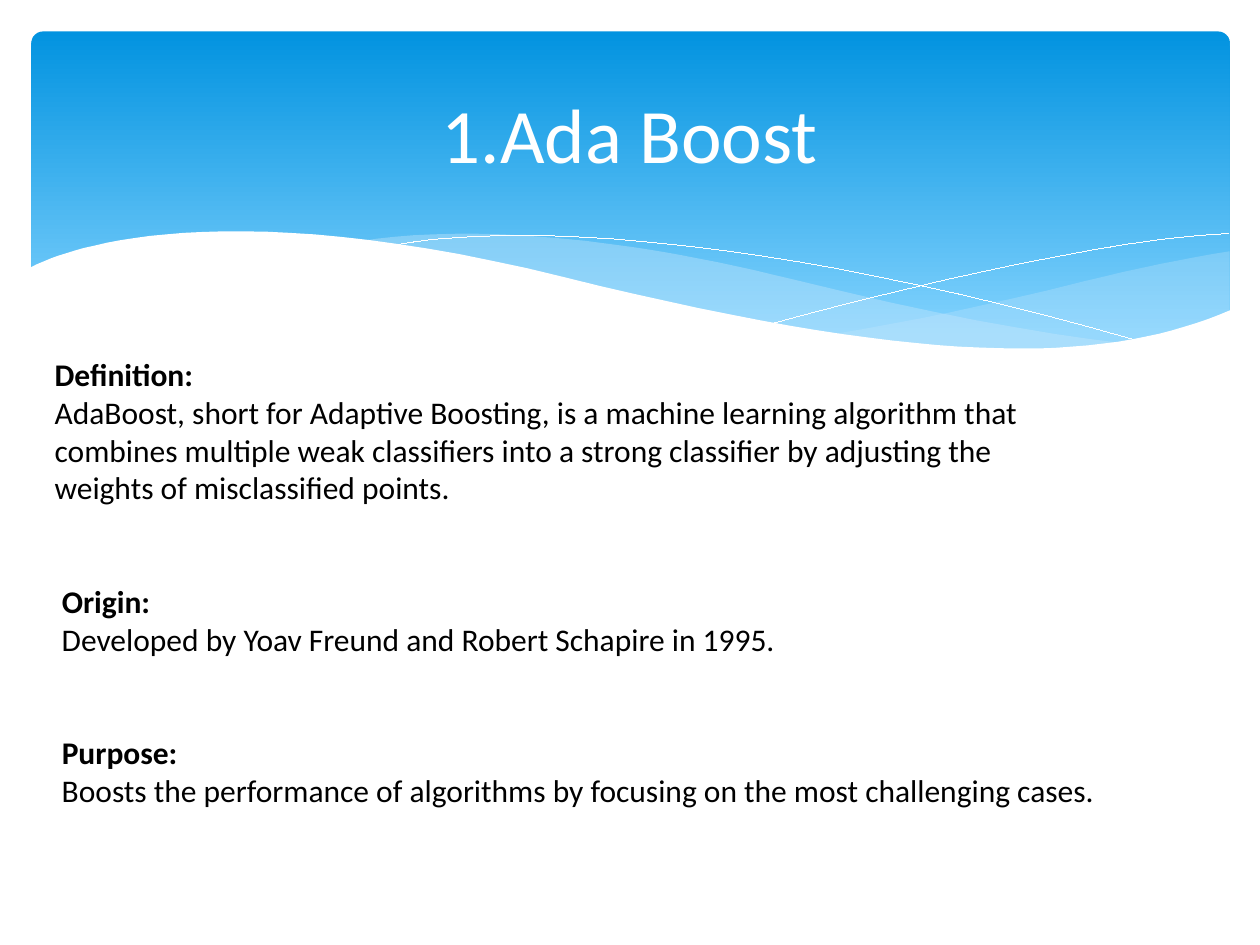
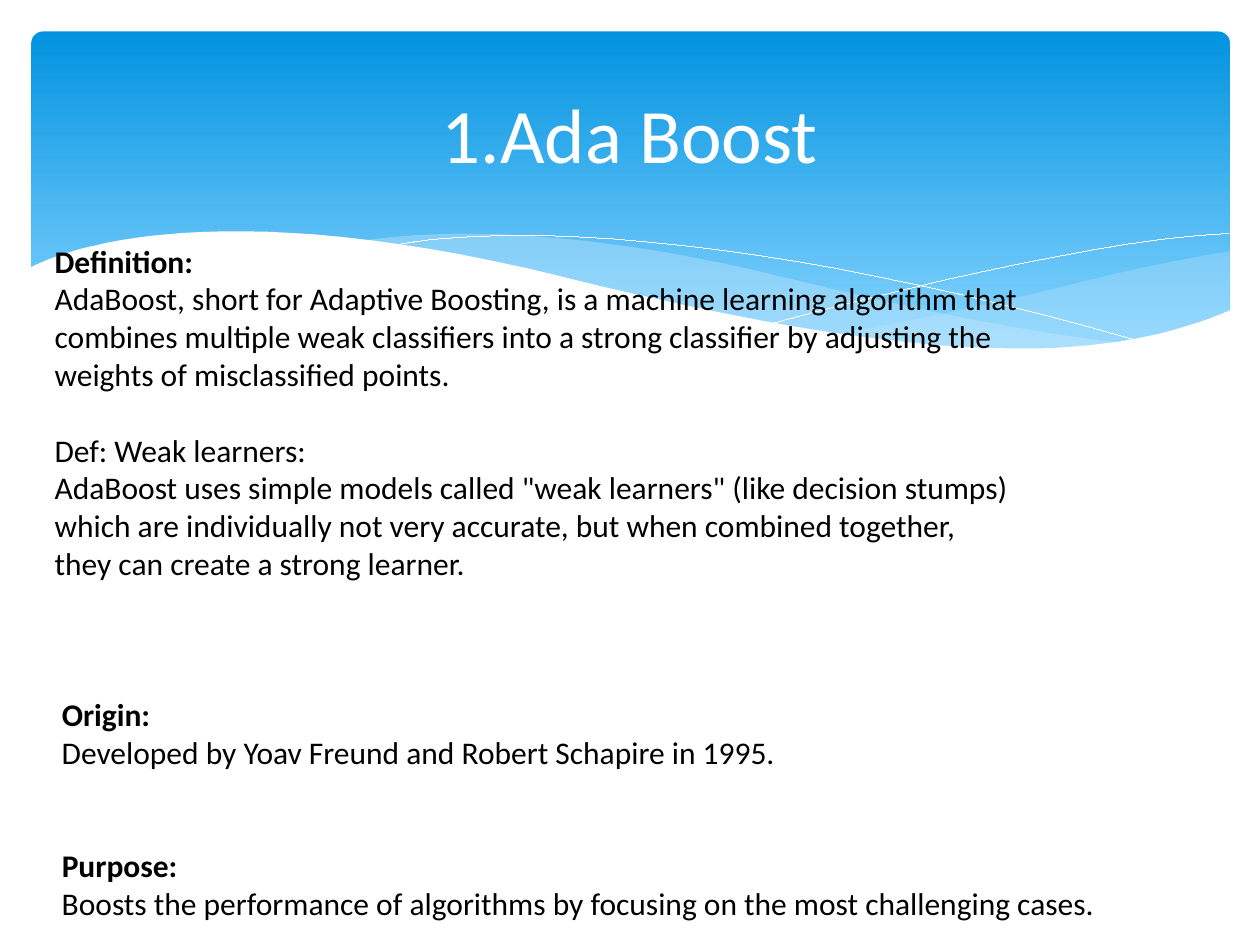
Before and after one commit to Kuppusamy104/Machine-Learning, a slide deck: slide 3 of 7.Boosting Algorithm/Boosting Algorithms-Ada-XG-LG.pptx. Drawn at 1260x945 pixels with LibreOffice and Linux fonts; fonts in the diff are those of the drawing. Boxes give left, top, right and bottom in pixels: in the first picture for what was removed or moved away, otherwise in the second. Text is boxed around its words. In the diff, an @@ line names an element or a change of style, - is before the commit and + after.

```diff
--- a/7.Boosting Algorithm/Boosting Algorithms-Ada-XG-LG.pptx
+++ b/7.Boosting Algorithm/Boosting Algorithms-Ada-XG-LG.pptx
@@ text "Definition:": place and size @@
-text "Definition:" at <box>55,364,1093,808</box>
+text "Definition:" at <box>55,246,1093,921</box>
@@ text at <box>55,440,1007,581</box>: paragraphs added @@
+Def: Weak learners:
+AdaBoost uses simple models called "weak learners" (like decision stumps)
+which are individually not very accurate, but when combined together,
+they can create a strong learner.
```
Also in this commit, not shown: 4 slides added, 20 other files.
